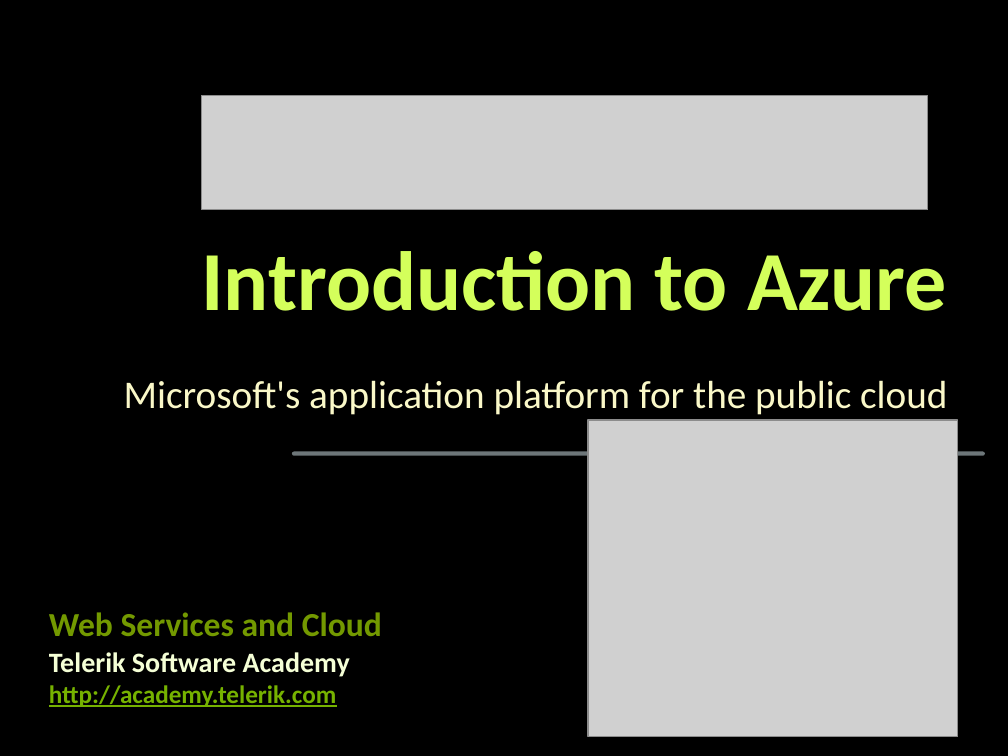
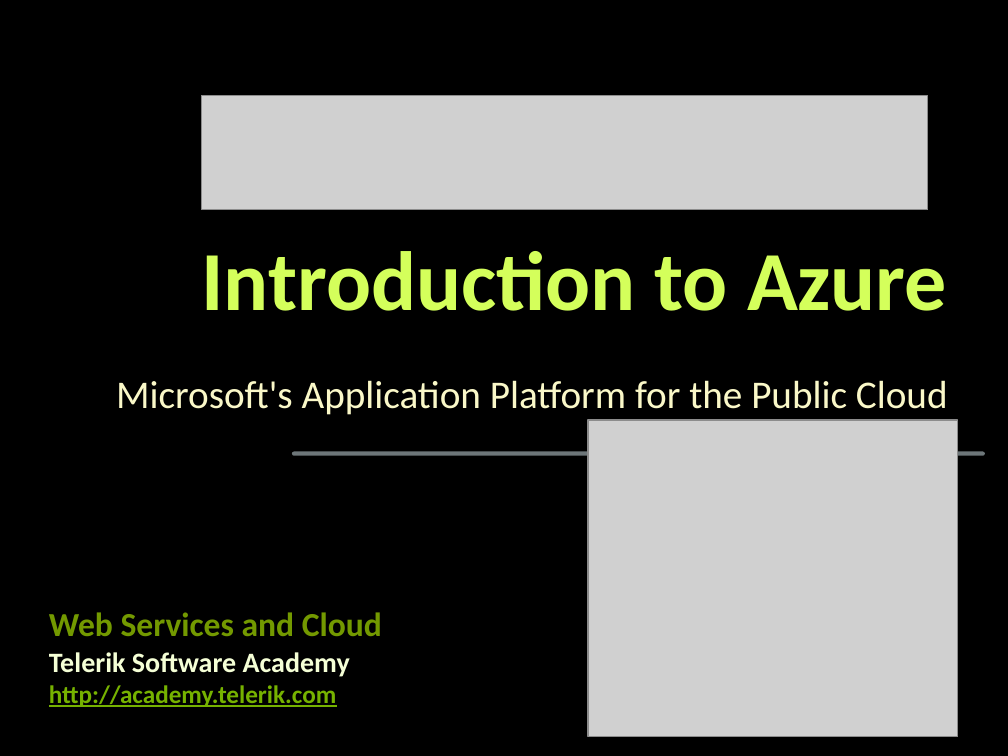
Before and after one commit to TelerikAcademy/Web-Services-and-Cloud, a slide deck: slide 1 of 09. Intro-to-Azure/Intro-to-Azure.pptx. Drawn at 1008x756 pixels with LibreOffice and Linux fonts; fonts in the diff are those of the drawing; grey boxes stand for pictures; background and template pictures are left out. Boxes give left, top, right and bottom in pixels: in the first picture for what was removed or moved away, otherwise in the second. Text is boxed around its words. In the diff, an @@ line names an element or a change of style, - is before the commit and + after.

Commit message:
Finished Intro-to-Azure.pptx

```diff
--- a/09. Intro-to-Azure/Intro-to-Azure.pptx
+++ b/09. Intro-to-Azure/Intro-to-Azure.pptx
@@ subtitle at (116,380,948,415): text changed @@
-Microsoft's application platform for the public cloud
+Microsoft's Application Platform for the Public Cloud
```
Also in this commit, not shown: 4 other slides changed, 8 slides added, 1 slide removed.
